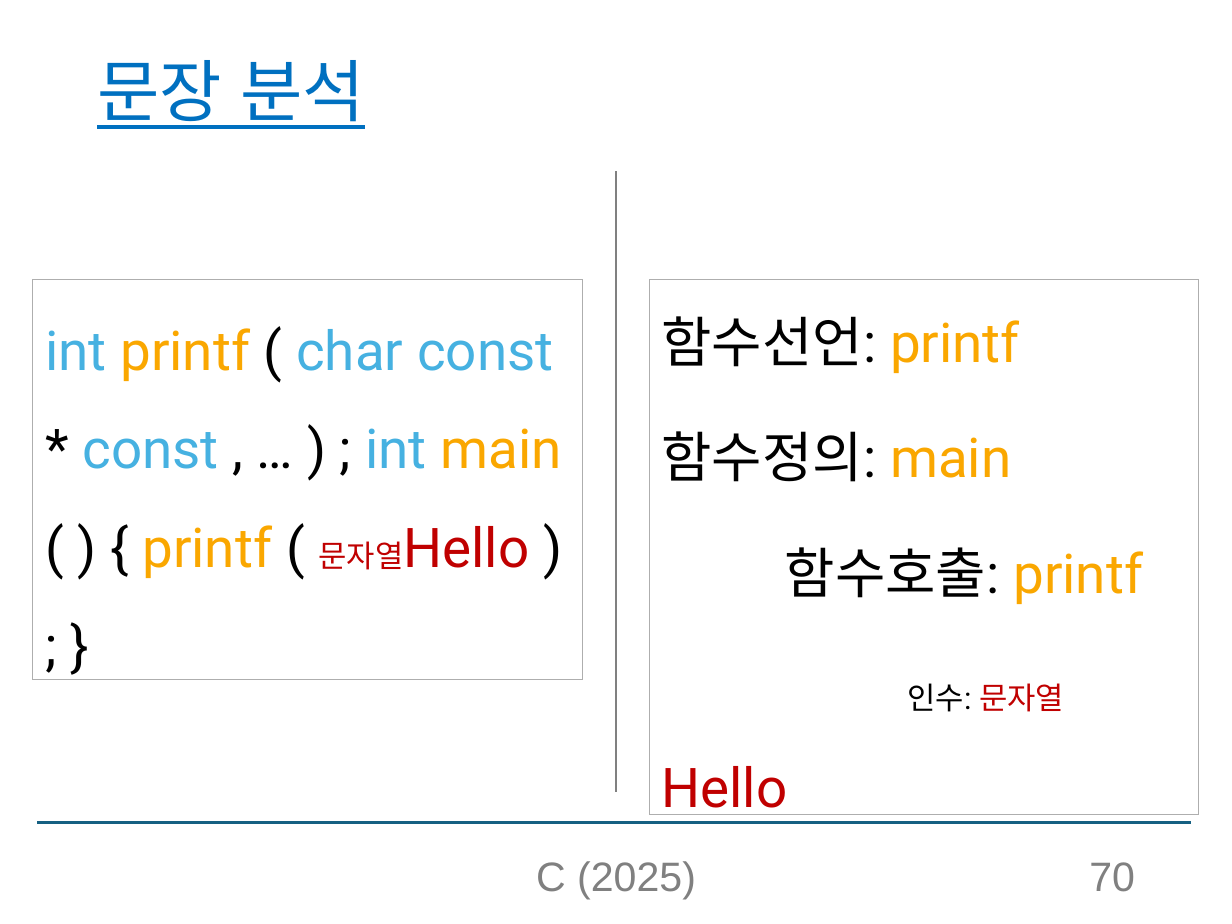
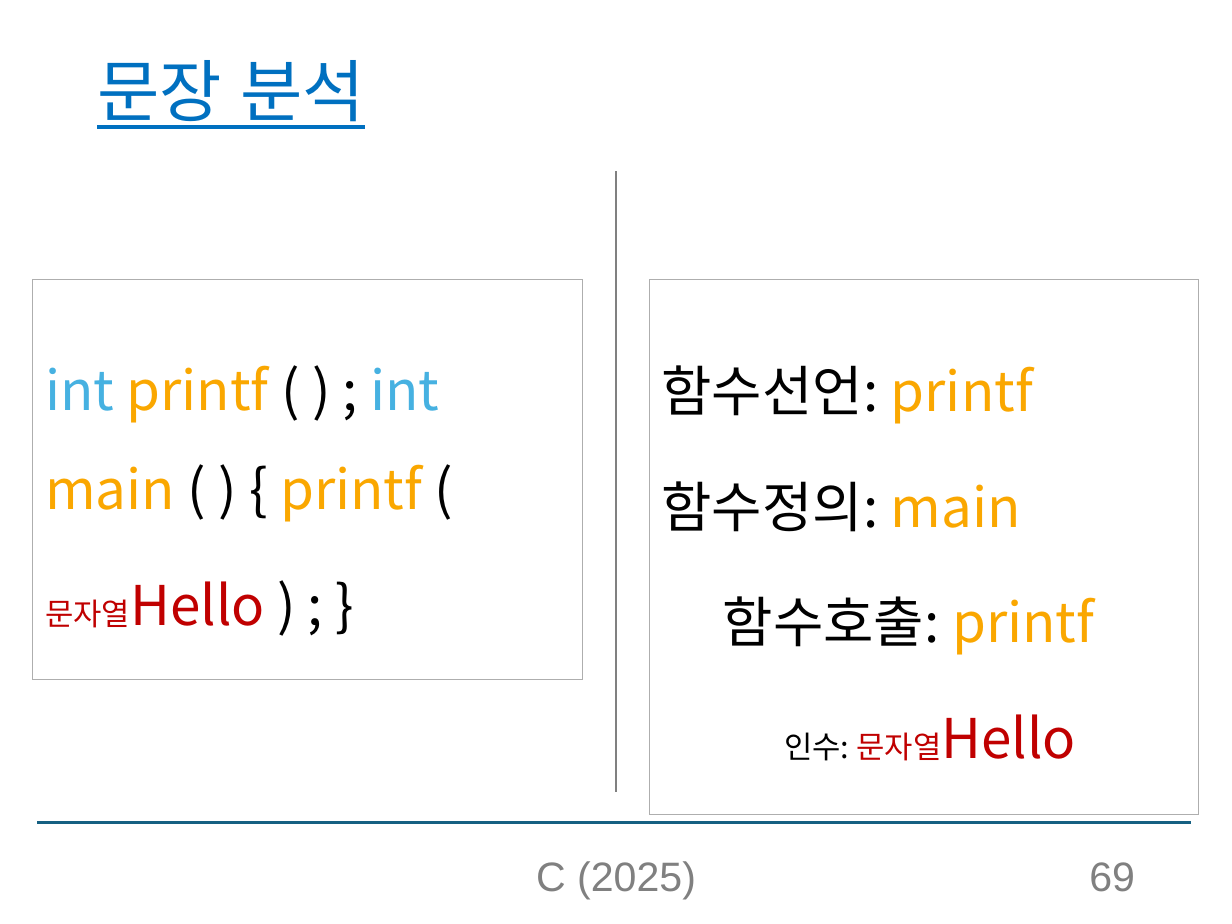
Before and after one commit to chaebkimm/C_ppt, a slide deck: slide 69 of C소개_실습제외.pptx (slide 70 before the commit). Drawn at 1232x924 pixels with LibreOffice and Linux fonts; fonts in the diff are those of the drawing. Boxes give left, top, right and bottom in pixels: in the first picture for what was removed or moved away, otherwise in the second. Text is boxed around its words. In the diff, an @@ line names an element or a change of style, - is before the commit and + after.

```diff
--- a/C소개_실습제외.pptx
+++ b/C소개_실습제외.pptx
@@ rectangle "함수선언: printf" at bbox=[649, 280, 1199, 814]: font Roboto to Noto Sans CJK KR @@
@@ text in rectangle at bbox=[45, 365, 439, 628]: text changed; font Roboto to Noto Sans CJK KR; text colour #46B1E1 to #FAA700 @@
-int printf ( char const * const , … ) ; int main ( ) { printf ( 문자열Hello ) ; }
+int printf ( ) ; int main ( ) { printf (
+문자열Hello ) ; }
@@ page number at bbox=[1089, 862, 1135, 892]: text changed @@
-70
+69
```
Also in this commit, not shown: 104 other slides changed, 1 slide removed.
